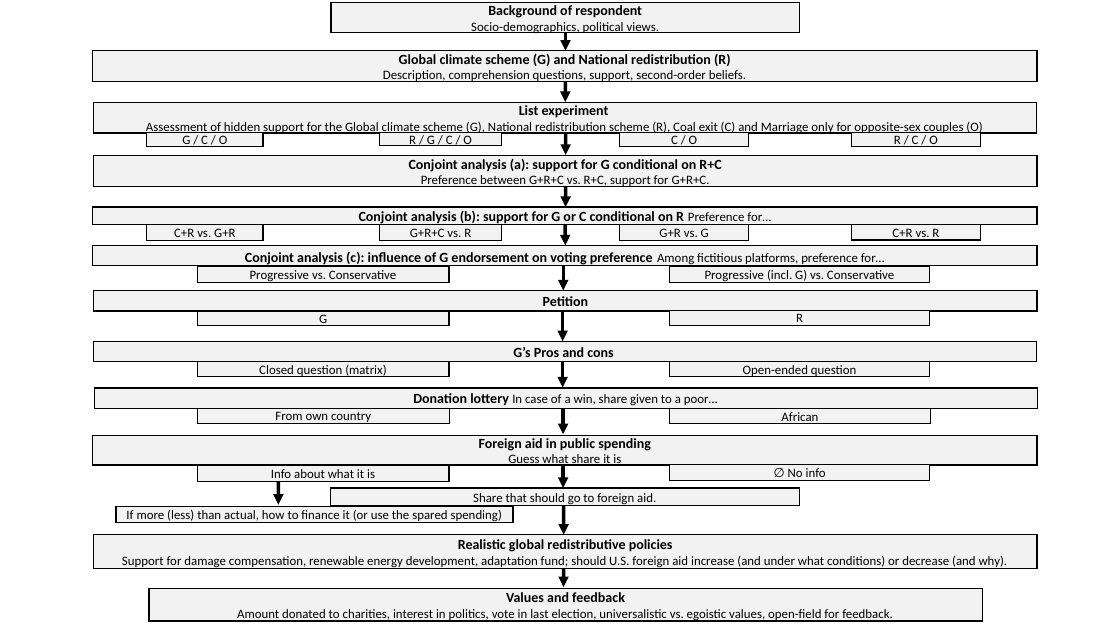
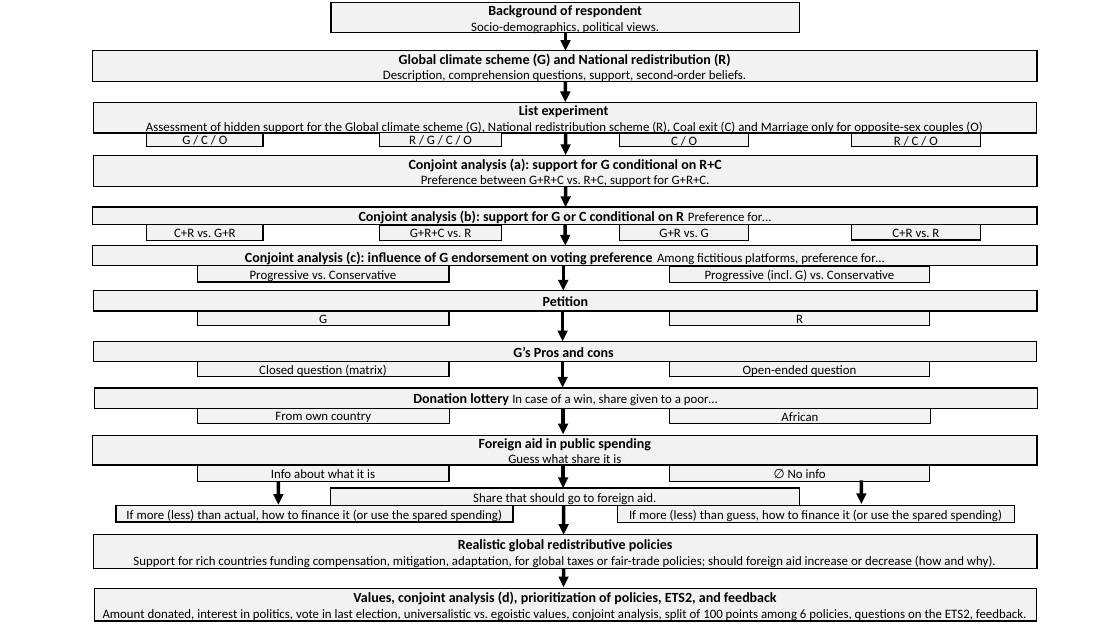
Before and after one commit to bixiou/global_tax_attitudes, a slide deck: slide 3 of questionnaire/survey_flow.pptx (slide 5 before the commit). Drawn at 1120x630 pixels with LibreOffice and Linux fonts; fonts in the diff are those of the drawing. Boxes give left, top, right and bottom in pixels: in the first picture for what was removed or moved away, otherwise in the second. Text is boxed around its words. In the diff, an @@ line names an element or a change of style, - is before the commit and + after.

```diff
--- a/questionnaire/survey_flow.pptx
+++ b/questionnaire/survey_flow.pptx
@@ rectangle added at (x1=618, y1=506, x2=1015, y2=522), fill #F2F2F2, outline #000000 1 pt, 11 pt, text #000000 @@
+If more (less) than guess, how to finance it (or use the spared spending)
@@ arrow added from (862, 481) to (861, 504), #000000 3 pt @@
@@ text in rectangle at (x1=133, y1=556, x2=996, y2=569): text changed @@
-Support for damage compensation, renewable energy development, adaptation fund; should U.S. foreign aid increase (and under what conditions) or decrease (and why).
+Support for rich countries funding compensation, mitigation, adaptation, for global taxes or fair-trade policies; should foreign aid increase or decrease (how and why).
@@ rectangle "Values, conjoint analysis (d), prioritization ..." resized from (x1=149, y1=588, x2=982, y2=621) to (x1=94, y1=588, x2=1037, y2=621) @@
@@ text in rectangle at (x1=103, y1=592, x2=1027, y2=622): text changed @@
-Values and feedback
-Amount donated to charities, interest in politics, vote in last election, universalistic vs. egoistic values, open-field for feedback.
+Values, conjoint analysis (d), prioritization of policies, ETS2, and feedback
+Amount donated, interest in politics, vote in last election, universalistic vs. egoistic values, conjoint analysis, split of 100 points among 6 policies, questions on the ETS2, feedback.
```
Also in this commit, not shown: 3 other slides changed, 19 other files.
